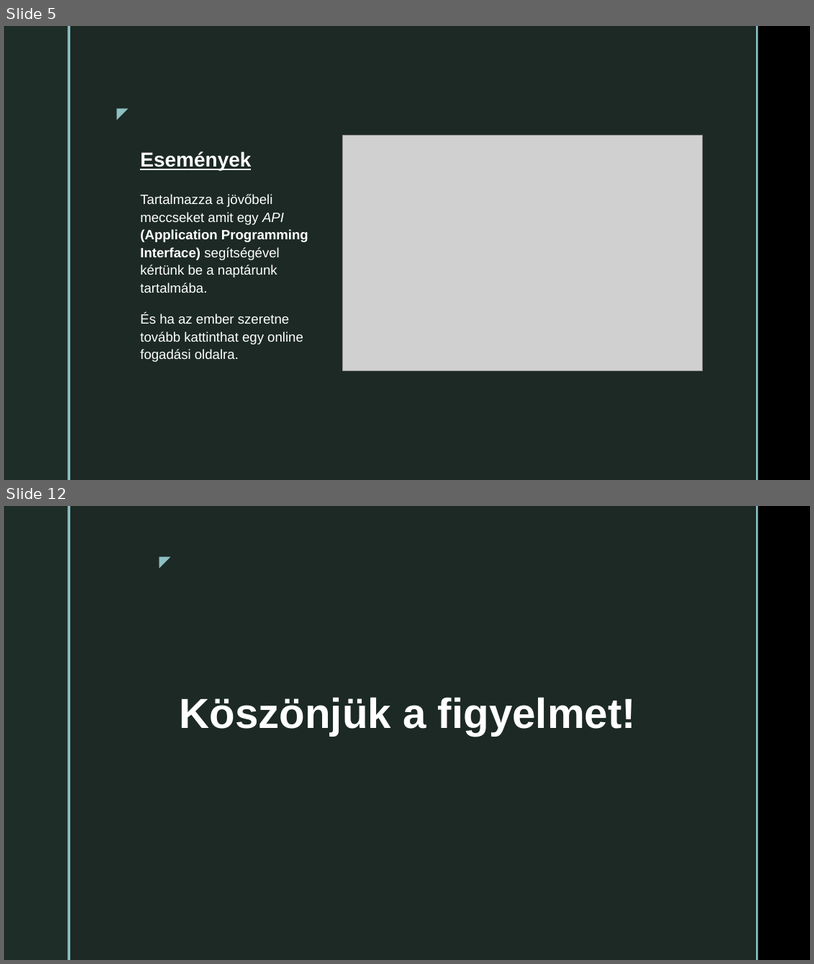
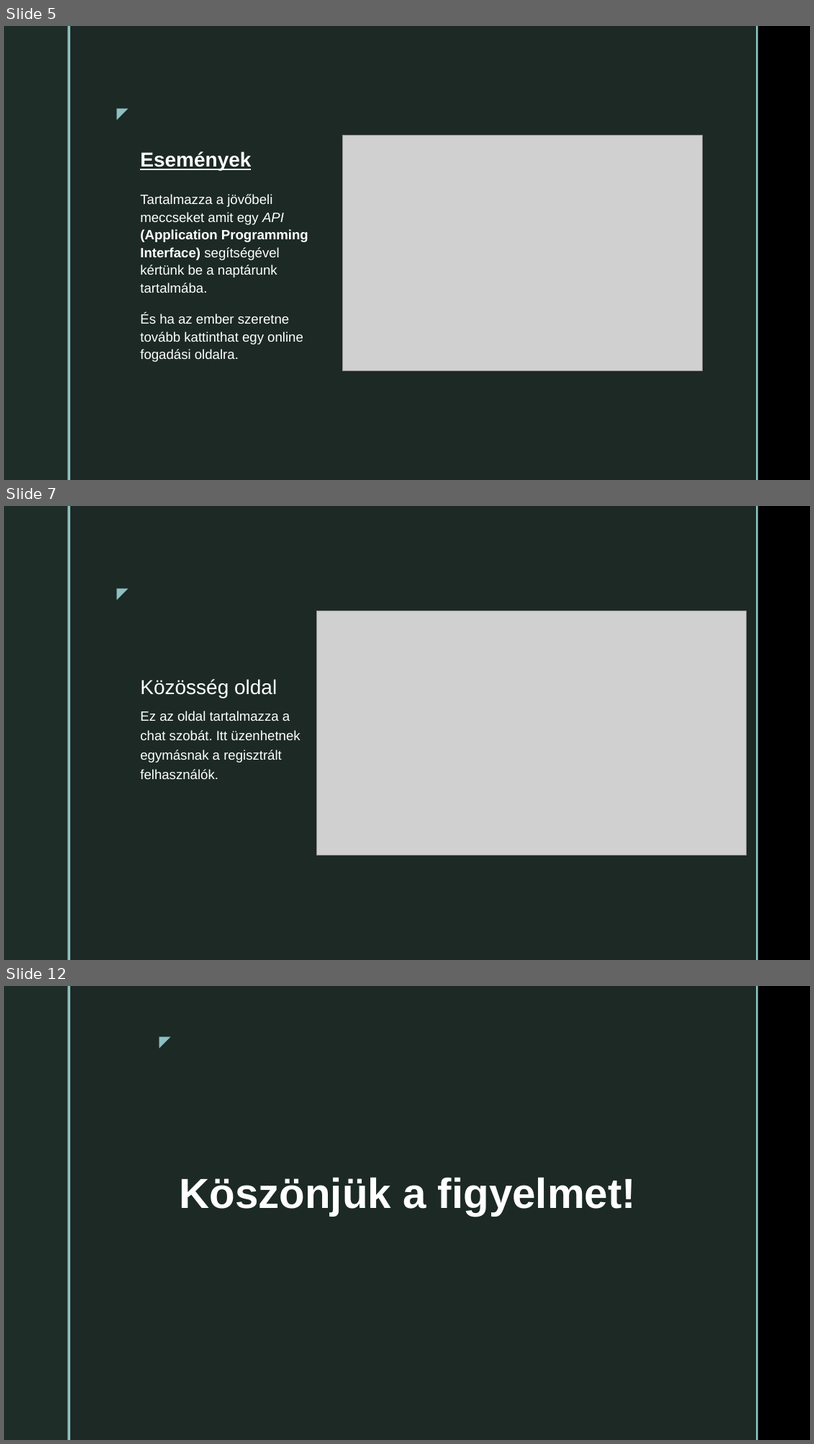
Before and after one commit to TaicsMrt/Vizsgafeladat, a slide deck: Vizsga.pptx. Shown one above the other, each under a label of ours: slides 5 and 12 before the commit, slides 5, 7 and 12 after it; the slides between them are not shown. The pictures are 814x964 and 814x1444 pixels, drawn with LibreOffice and Linux fonts; fonts in the diff are those of the drawing; grey boxes stand for pictures; background and template pictures are left out. Boxes give left, top, right and bottom in pixels: in the first picture for what was removed or moved away, otherwise in the second. Text is boxed around its words. In the diff, an @@ line names an element or a change of style, - is before the commit and + after.

```diff
--- a/Vizsga.pptx
+++ b/Vizsga.pptx
@@ slide 7 added at (x1=4, y1=506, x2=810, y2=960), background picture (left out); not listed: 5 template elements that a slide beside it also shows @@
@@ picture added at (x1=316, y1=610, x2=747, y2=855) @@
@@ title added at (x1=140, y1=679, x2=277, y2=698), 24 pt, text #FFFFFF @@
+Közösség oldal
@@ text added at (x1=140, y1=710, x2=300, y2=779), 16 pt, text #FFFFFF @@
+Ez az oldal tartalmazza a chat szobát. Itt üzenhetnek egymásnak a regisztrált felhasználók.
```
Also in this commit, not shown: 1 slide changed, 4 other slides added, 5 slides removed.
